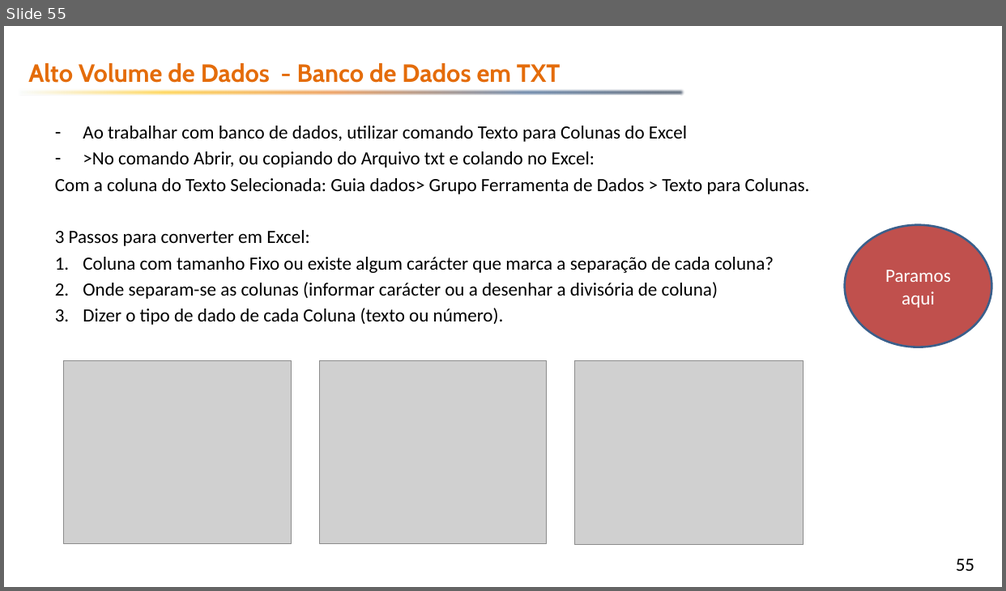
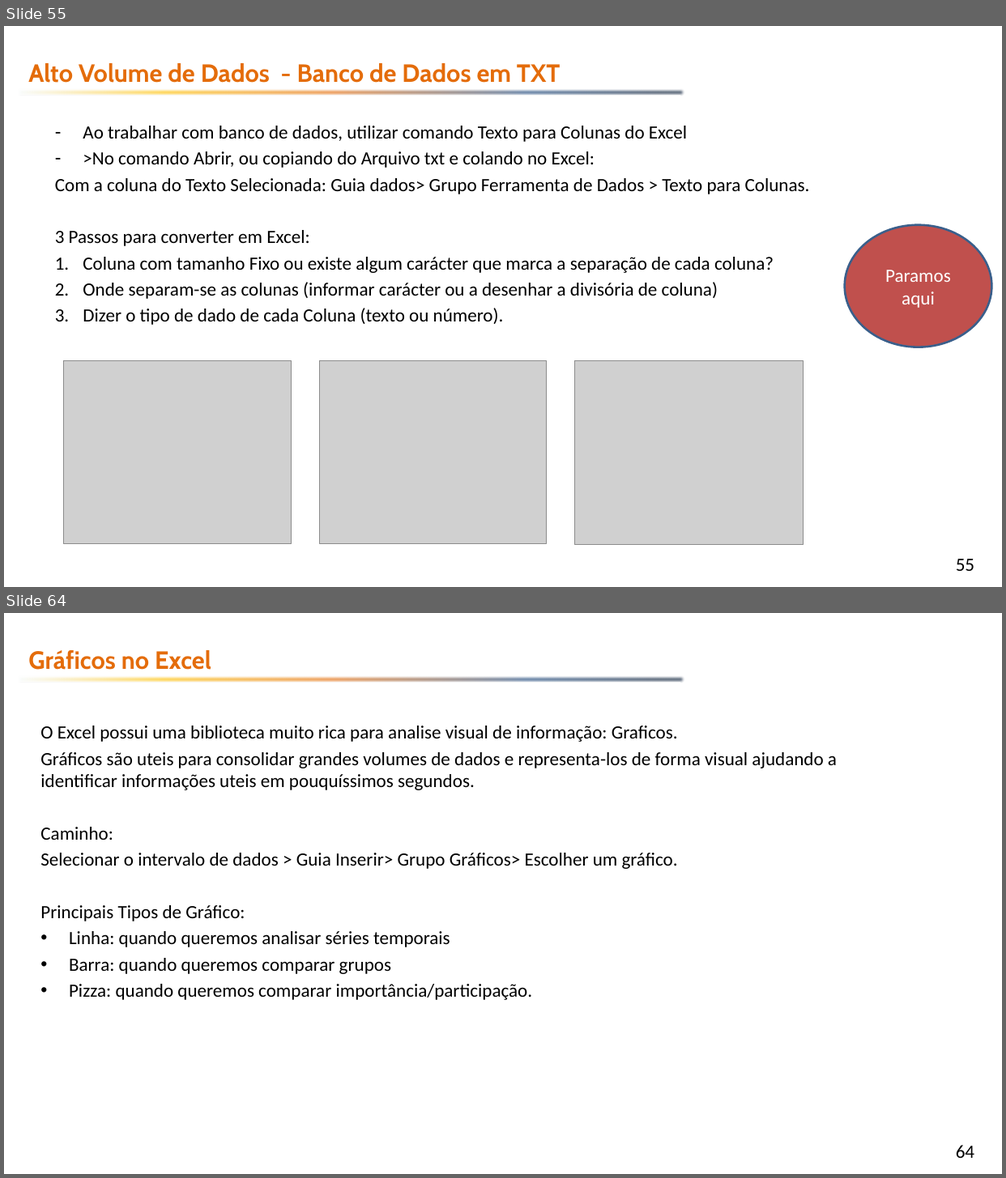
Before and after one commit to emerson-fenrir/Excel_Basico, a slide deck: Professor/Aula3.pptx. Shown one above the other, each under a label of ours: slide 55 before the commit, slides 55 and 64 after it; the slides between them are not shown. The pictures are 1006x591 and 1006x1178 pixels, drawn with LibreOffice and Linux fonts; fonts in the diff are those of the drawing; grey boxes stand for pictures; background and template pictures are left out. Boxes give left, top, right and bottom in pixels: in the first picture for what was removed or moved away, otherwise in the second. Text is boxed around its words. In the diff, an @@ line names an element or a change of style, - is before the commit and + after.

```diff
--- a/Professor/Aula3.pptx
+++ b/Professor/Aula3.pptx
@@ slide 64 added at <box>4,613,1002,1174</box>, background picture (left out); not listed: 2 template elements that a slide beside it also shows @@
@@ text added at <box>28,650,211,670</box>, 24 pt, text #E46C0A, bold @@
+Gráficos no Excel
@@ text added at <box>40,726,837,1000</box>, 18 pt, text #000000 @@
+O Excel possui uma biblioteca muito rica para analise visual de informação: Graficos.
+Gráficos são uteis para consolidar grandes volumes de dados e representa-los de forma visual ajudando a identificar informações uteis em pouquíssimos segundos.
+Caminho:
+Selecionar o intervalo de dados > Guia Inserir> Grupo Gráficos> Escolher um gráfico.
+Principais Tipos de Gráfico:
+• Linha: quando queremos analisar séries temporais
+• Barra: quando queremos comparar grupos
+• Pizza: quando queremos comparar importância/participação.
```
Also in this commit, not shown: 3 slides changed, 8 other slides added, 1 slide removed, 10 other files.
